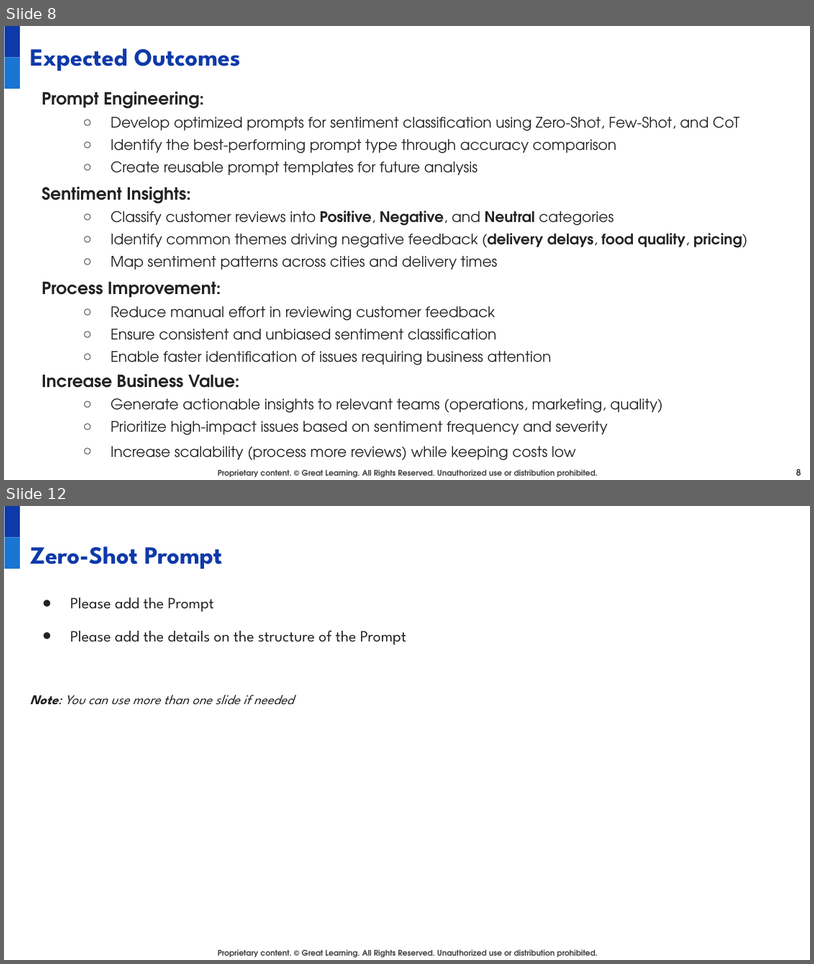
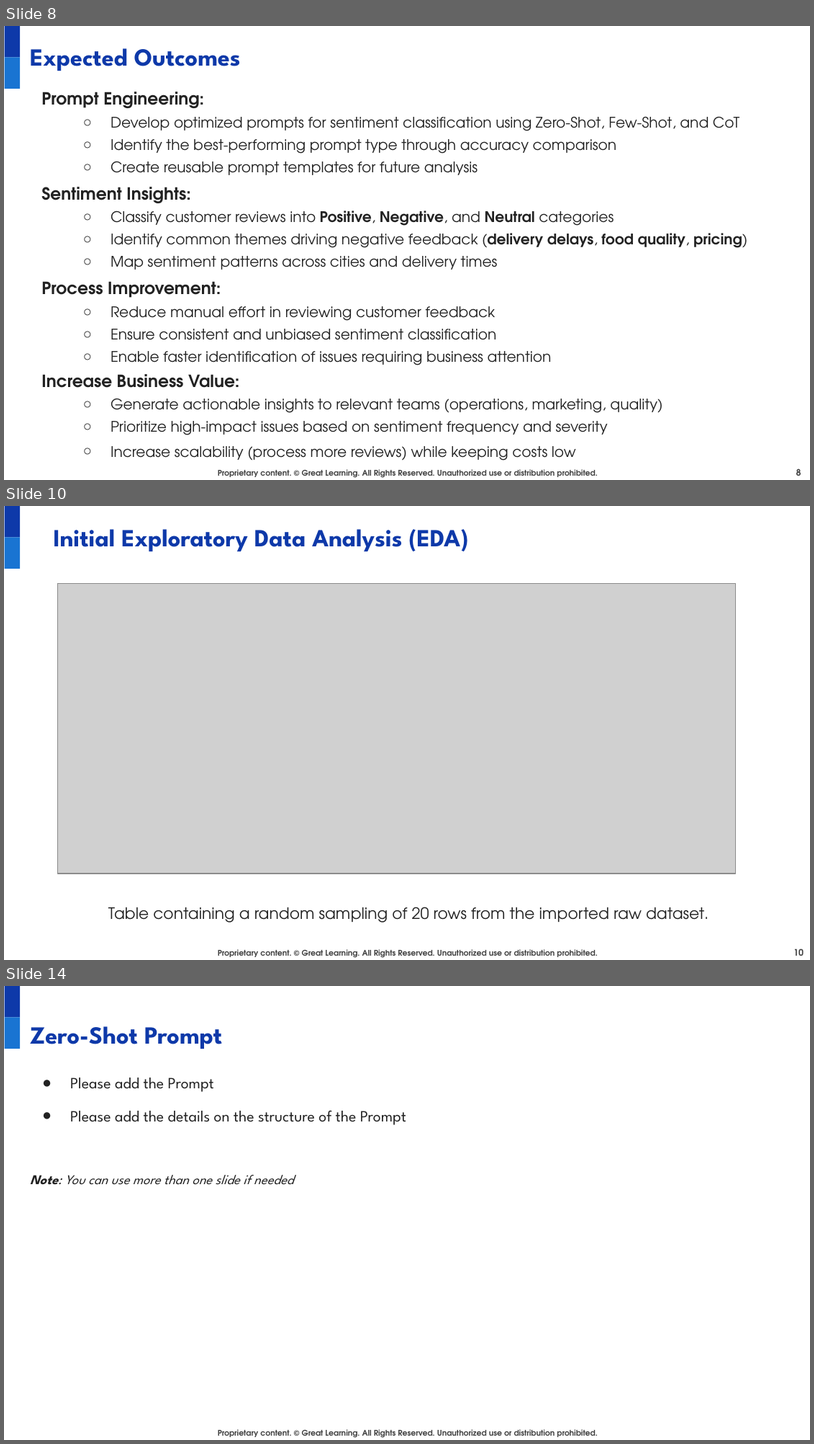
Before and after one commit to juanbucz/GreatLearning-TermProjects, a slide deck: GenAI-Powered Food Delivery Sentiment Analysis/Project Presentation - Business Applications of GenAI - John Buczkowski.pptx. Shown one above the other, each under a label of ours: slides 8 and 12 before the commit, slides 8, 10 and 14 after it; the slides between them are not shown. The pictures are 814x964 and 814x1444 pixels, drawn with LibreOffice and Linux fonts; fonts in the diff are those of the drawing; grey boxes stand for pictures; background and template pictures are left out. Boxes give left, top, right and bottom in pixels: in the first picture for what was removed or moved away, otherwise in the second. Text is boxed around its words. In the diff, an @@ line names an element or a change of style, - is before the commit and + after.

Commit message:
GenAI - Food Delivery Sentiment Analysis - Added EDA and Ground Truth.

```diff
--- a/GenAI-Powered Food Delivery Sentiment Analysis/Project Presentation - Business Applications of GenAI - John Buczkowski.pptx
+++ b/GenAI-Powered Food Delivery Sentiment Analysis/Project Presentation - Business Applications of GenAI - John Buczkowski.pptx
@@ slide 10 added at (4,506,810,960), background #FFFFFF; not listed: 3 template elements that a slide beside it also shows @@
@@ text added at (54,529,468,551), 22 pt, text #0E39A9, bold @@
+Initial Exploratory Data Analysis (EDA)
@@ picture added at (57,584,736,873) @@
@@ text added at (108,906,709,922), 14 pt, text #222222 @@
+Table containing a random sampling of 20 rows from the imported raw dataset.
@@ page number added at (794,948,804,955), 8 pt, text #434343, bold @@
+10
@@ what was slide 12 is now slide 14 @@
```
Also in this commit, not shown: 2 slides changed, 2 other slides added, 1 slide removed, 1 other file.
